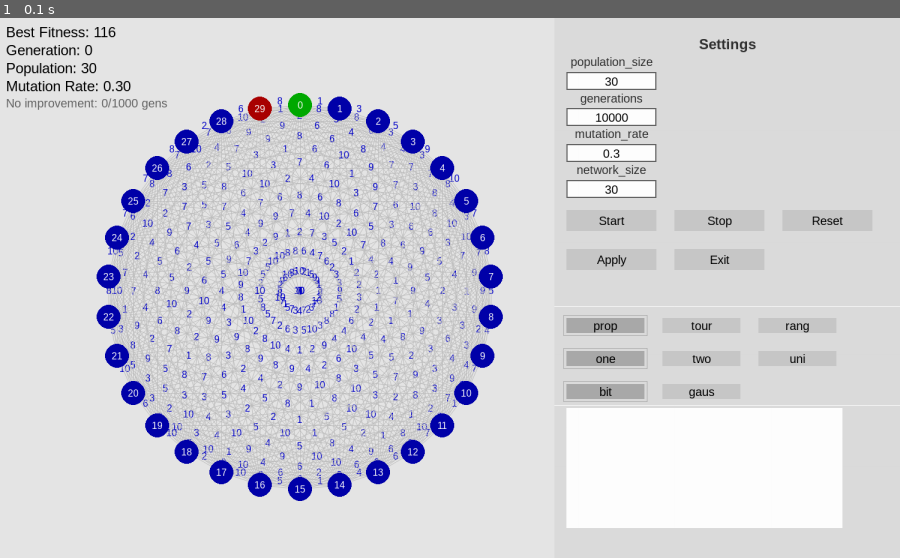
Above: before the commit, frame 1.
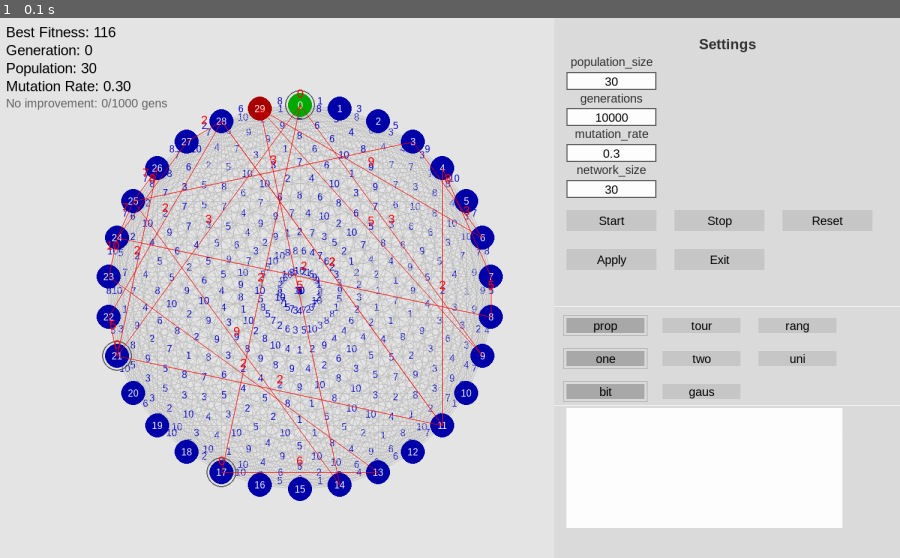
Above: after the commit, the same moment.

Repository: Singrity/GeneticAlgorithmPygame
Game: pygame game, started from main.py
Two runs of this game, one before a commit and one after it. Both use one fixed random seed, a clock stepped at 60 frames per second and the inputs below.
Inputs:
- Up to frame 1 (0.1 s): no input

The runs differ from the first frame. In frame 1, 1.8% of the frame differs, in the area x 11-55%, y 13-88%.

Commit message:
seem working good

Diff:
--- a/button.py
+++ b/button.py
@@ -1,5 +1,6 @@
 import pygame
 from enum import Enum, auto
+from ga import ALG_TO_BUTTON_TEXT
 
 class ButtonType(Enum):
     CONTROL = auto()
@@ -8,13 +9,15 @@
     MUTATION_TYPE = auto()
 
 
+
 class Button:
-    def __init__(self, text, x=0, y=0, is_active: bool = False, bid: int = 0, type: ButtonType = ButtonType.CONTROL):
+    def __init__(self, text: str, x=0, y=0, is_active: bool = False, bid: int = 0, btype: ButtonType = ButtonType.CONTROL):
+        print(text)
         self.bid = bid
-        self.type = type
-        if self.type == ButtonType.CONTROL:
+        self.btype = btype
+        if self.btype == ButtonType.CONTROL:
             self.rect = pygame.Rect(x, y, 150, 35)
-        elif self.type == ButtonType.SELECTION_TYPE or self.type == ButtonType.CROSOVER_TYPE or self.type == ButtonType.MUTATION_TYPE:
+        elif self.btype == ButtonType.SELECTION_TYPE or self.btype == ButtonType.CROSOVER_TYPE or self.btype == ButtonType.MUTATION_TYPE:
             self.rect = pygame.Rect(x, y, 130, 25)
             self.active_rect = pygame.Rect(x - 5, y - 5, self.rect.width + 10, self.rect.height + 10)
         self.is_active = is_active
@@ -33,10 +36,7 @@
         else:
             self.color = (200, 200, 200)
 
-        if self.type != ButtonType.CONTROL:
-            text_surface = self.font.render(self.text.name, True, (0, 0, 0)) # render button text
-        else:
-            text_surface = self.font.render(self.text, True, (0, 0, 0)) # render button text
+        text_surface = self.font.render(self.text, True, (0, 0, 0)) # render button text
         text_rect = text_surface.get_rect(center=self.rect.center) # center text on button
         surface.blit(text_surface, text_rect) # draw text on button
 
@@ -51,6 +51,6 @@
         return self.rect.collidepoint(pos)
 
     def __repr__(self):
-        repr_str = f"Button(id={self.bid}, text='{self.text}', rect={self.rect}, type={self.type}, is_active={self.is_active})"
+        repr_str = f"Button(id={self.bid}, text='{self.text}', rect={self.rect}, type={self.btype}, is_active={self.is_active})"
 
         return repr_str
--- a/control_panel.py
+++ b/control_panel.py
@@ -1,7 +1,7 @@
 from button import Button, ButtonType
 from input import Input
 from graph import Graphic
-from ga import ButtonTextToAlgType
+from ga import SelectionType, CrossoverType, MutationType, ALG_TO_BUTTON_TEXT
 import pygame
 
 
@@ -75,18 +75,18 @@
             ]
         type_button_names = [
                 [
-                    (ButtonTextToAlgType.prop, True, ButtonType.SELECTION_TYPE),
-                    (ButtonTextToAlgType.tour, False, ButtonType.SELECTION_TYPE),
-                    (ButtonTextToAlgType.rang, False, ButtonType.SELECTION_TYPE)
+                    (ALG_TO_BUTTON_TEXT[SelectionType.PROPORTIONAL], True, ButtonType.SELECTION_TYPE),
+                    (ALG_TO_BUTTON_TEXT[SelectionType.TOURNAMENT], False, ButtonType.SELECTION_TYPE),
+                    (ALG_TO_BUTTON_TEXT[SelectionType.RANG], False, ButtonType.SELECTION_TYPE)
                 ],
                 [
-                    (ButtonTextToAlgType.one, True, ButtonType.CROSOVER_TYPE),
-                    (ButtonTextToAlgType.two, False, ButtonType.CROSOVER_TYPE),
-                    (ButtonTextToAlgType.uni, False, ButtonType.CROSOVER_TYPE)
+                    (ALG_TO_BUTTON_TEXT[CrossoverType.ONE_POINT], True, ButtonType.CROSOVER_TYPE),
+                    (ALG_TO_BUTTON_TEXT[CrossoverType.TWO_POINT], False, ButtonType.CROSOVER_TYPE),
+                    (ALG_TO_BUTTON_TEXT[CrossoverType.UNIFORM], False, ButtonType.CROSOVER_TYPE)
                 ],
                 [
-                    (ButtonTextToAlgType.bit, True, ButtonType.MUTATION_TYPE),
-                    (ButtonTextToAlgType.gaus, False, ButtonType.MUTATION_TYPE)
+                    (ALG_TO_BUTTON_TEXT[MutationType.BIT_FLIP], True, ButtonType.MUTATION_TYPE),
+                    (ALG_TO_BUTTON_TEXT[MutationType.GAUSSIAN], False, ButtonType.MUTATION_TYPE)
                 ]
             ]
         inputs = [[("population_size", self.initial_population_size, 5, 1000, True), ("generations", self.initial_generations, 1, 10000000, True), ("mutation_rate", self.initial_mutation_rate, 0, 1, False), ("network_size", self.initial_network_size, 1, 100, True)]]
@@ -100,7 +100,7 @@
                     text=name,
                     x=self.padding_x + i * (self.button_size.x + self.spacing),
                     y=current_control_button_y,
-                    type=b_type
+                    btype=b_type
                 )
                 self.buttons.append(button)
             current_control_button_y += self.button_size.y + self.spacing
@@ -114,7 +114,7 @@
                     x=int(self.padding_x + i * (self.type_button_size.x + self.spacing)),
                     y=current_type_button_y,
                     is_active=is_active,
-                    type=b_type
+                    btype=b_type
                 )
                 self.buttons.append(button)
             current_type_button_y += self.type_button_size.y + self.spacing
--- a/ga.py
+++ b/ga.py
@@ -19,18 +19,27 @@
     BIT_FLIP = auto()
     GAUSSIAN = auto()
 
-class ButtonTextToAlgType(Enum):
-    prop = SelectionType.PROPORTIONAL
-    tour = SelectionType.TOURNAMENT
-    rang = SelectionType.RANG
-    one = CrossoverType.ONE_POINT
-    two = CrossoverType.TWO_POINT
-    uni = CrossoverType.UNIFORM
-    bit = MutationType.BIT_FLIP
-    gaus = MutationType.GAUSSIAN
-
-
-
+ALG_TO_BUTTON_TEXT = {
+    SelectionType.PROPORTIONAL: "prop",
+    SelectionType.TOURNAMENT: "tour",
+    SelectionType.RANG: "rang",
+    CrossoverType.ONE_POINT: "one",
+    CrossoverType.TWO_POINT: "two",
+    CrossoverType.UNIFORM: "uni",
+    MutationType.BIT_FLIP: "bit",
+    MutationType.GAUSSIAN: "gaus"
+}
+
+BUTTON_TEXT_TO_ALG_TYPE = {
+    "prop": SelectionType.PROPORTIONAL,
+    "tour": SelectionType.TOURNAMENT,
+    "rang": SelectionType.RANG,
+    "one": CrossoverType.ONE_POINT,
+    "two": CrossoverType.TWO_POINT,
+    "uni": CrossoverType.UNIFORM,
+    "bit": MutationType.BIT_FLIP,
+    "gaus": MutationType.GAUSSIAN
+}
 
 
 class GA:
@@ -70,6 +79,8 @@
 
         self.is_running = False
 
+        self.min_edge_weight = self.network.get_min_edge_weight()
+
     def create_random_chromosome(self):
         actual_length = min(self.chromosome_length, self.network.size)
         available_nodes = list(range(self.network.size))
@@ -291,7 +302,7 @@
 
         self.is_running = True
         # Advance a single generation each call so the main loop can control updates
-        if self.current_generation_number >= self.generations:
+        if self.current_generation_number >= self.generations or self.best_chromosome.fitness <= self.min_edge_weight:
             self.is_running = False
             return
 
--- a/main.py
+++ b/main.py
@@ -1,5 +1,5 @@
 import pygame
-from ga import GA, ButtonTextToAlgType
+from ga import GA, BUTTON_TEXT_TO_ALG_TYPE
 from network import Network
 from control_panel import ControlPanel
 from button import Button, ButtonType
@@ -38,7 +38,6 @@
 		)
 
 
-
 	def draw(self):
 		self.screen.fill((230, 230, 230)) # clear screen with white background
 
@@ -50,8 +49,8 @@
 		self.genetic_algorithm.draw_mutation_rate(self.screen) # draw the mutation rate
 		self.genetic_algorithm.draw_stagnation_counter(self.screen) # draw stagnation counter
 		self.network.draw(self.screen) # draw the network
-		if self.genetic_algorithm.is_running:
-			self.genetic_algorithm.draw_best_path(self.screen) # draw the best path found by the genetic algorithm
+		#if self.genetic_algorithm.is_running:
+		self.genetic_algorithm.draw_best_path(self.screen) # draw the best path found by the genetic algorithm
 
 
 	def update(self):
@@ -82,27 +81,28 @@
 				# Handle keyboard input for active input fields
 			clicked_element = self.control_panel.handle_events(event)
 			if type(clicked_element) == Button:
-				if clicked_element.type == ButtonType.CROSOVER_TYPE or clicked_element.type == ButtonType.SELECTION_TYPE or clicked_element.type == ButtonType.MUTATION_TYPE:
-					for button in self.control_panel.buttons:
-						if button.type == clicked_element.type:
-							button.is_active = False
+				button = clicked_element
+				if button.btype == ButtonType.CROSOVER_TYPE or button.btype == ButtonType.SELECTION_TYPE or button.btype == ButtonType.MUTATION_TYPE:
+					for bbutton in self.control_panel.buttons:
+						if bbutton.btype == button.btype:
+							bbutton.is_active = False
 					clicked_element.is_active = not clicked_element.is_active
 
 
 
-				elif clicked_element.type == ButtonType.CONTROL:
-					if clicked_element.text == "Start":
+				elif button.btype == ButtonType.CONTROL:
+					if button.text == "Start":
 						self.genetic_algorithm.is_running = True
-					elif clicked_element.text == "Apply" and not self.genetic_algorithm.is_running:
+					elif button.text == "Apply" and not self.genetic_algorithm.is_running:
 						input_values = self.control_panel.get_input_values()
 
 						for button in self.control_panel.buttons:
-							if button.type == ButtonType.SELECTION_TYPE and button.is_active:
-								selection_button_type = button.text.value
-							if button.type == ButtonType.CROSOVER_TYPE and button.is_active:
-								crosover_button_type = button.text.value
-							if button.type == ButtonType.MUTATION_TYPE and button.is_active:
-								mutation_button_type = button.text.value
+							if button.btype == ButtonType.SELECTION_TYPE and button.is_active:
+								selection_button_type = BUTTON_TEXT_TO_ALG_TYPE[button.text]
+							if button.btype == ButtonType.CROSOVER_TYPE and button.is_active:
+								crosover_button_type = BUTTON_TEXT_TO_ALG_TYPE[button.text]
+							if button.btype == ButtonType.MUTATION_TYPE and button.is_active:
+								mutation_button_type = BUTTON_TEXT_TO_ALG_TYPE[button.text]
 
 
 						if self.network.size != input_values["network_size"]:
--- a/network.py
+++ b/network.py
@@ -98,3 +98,17 @@
         self.start_node_idx = 0
         self.end_node_idx = max(1, new_size - 1)  # Last node index
         self.reset()
+
+    def get_min_edge_weight(self):
+
+        min_weight = math.inf
+        for edge in self.edges:
+            if edge.weight < min_weight:
+                min_weight = edge.weight
+
+        return min_weight
+        # for row in self.graph:
+        #     for weight in row:
+        #        if weight < min_weight:
+        #            min_weight = weight
+        # print(min_weight)
